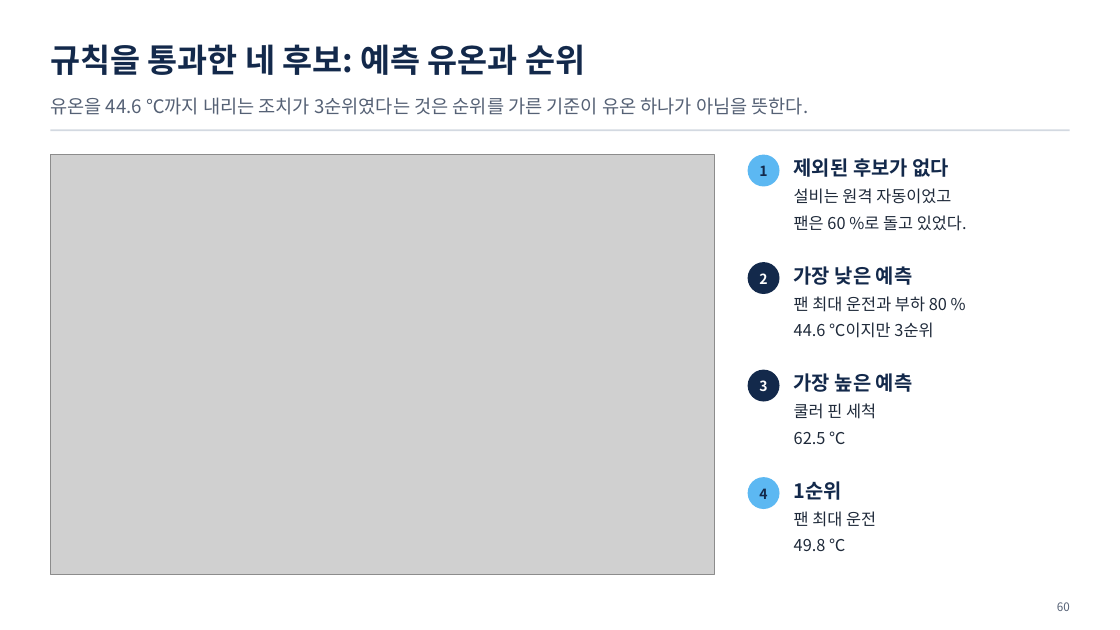
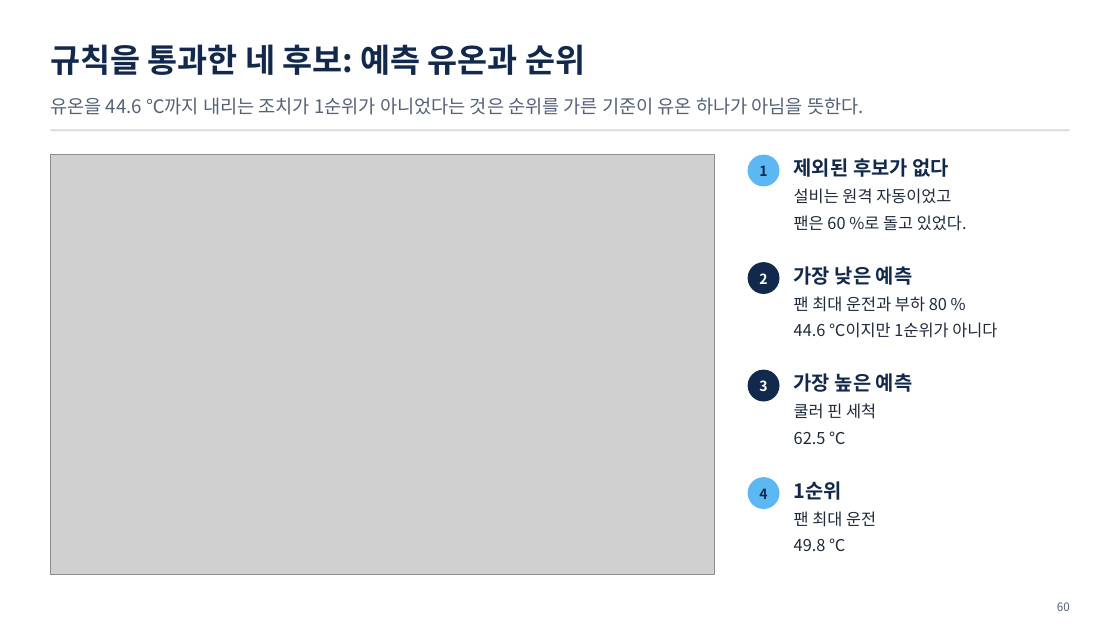
Before and after one commit to uengine-oss/hyd-iot-edu, a slide deck: slide 60 of docs/교재/통합반/03일차/통합반_03일차.pptx. Drawn at 1120x630 pixels with LibreOffice and Linux fonts; fonts in the diff are those of the drawing; grey boxes stand for pictures. Boxes give left, top, right and bottom in pixels: in the first picture for what was removed or moved away, otherwise in the second. Text is boxed around its words. In the diff, an @@ line names an element or a change of style, - is before the commit and + after.

```diff
--- a/docs/교재/통합반/03일차/통합반_03일차.pptx
+++ b/docs/교재/통합반/03일차/통합반_03일차.pptx
@@ text at (50,97,864,115): text changed @@
-유온을 44.6 ℃까지 내리는 조치가 3순위였다는 것은 순위를 가른 기준이 유온 하나가 아님을 뜻한다.
+유온을 44.6 ℃까지 내리는 조치가 1순위가 아니었다는 것은 순위를 가른 기준이 유온 하나가 아님을 뜻한다.
@@ text at (794,322,997,338): text changed @@
-44.6 ℃이지만 3순위
+44.6 ℃이지만 1순위가 아니다
```
Also in this commit, not shown: 9 other slides changed, 23 other files.
